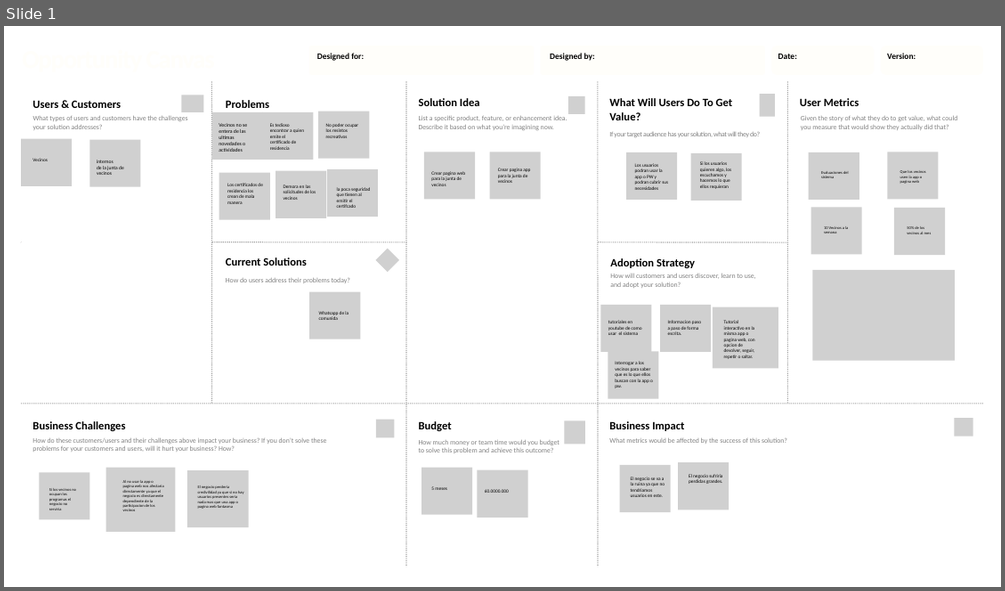
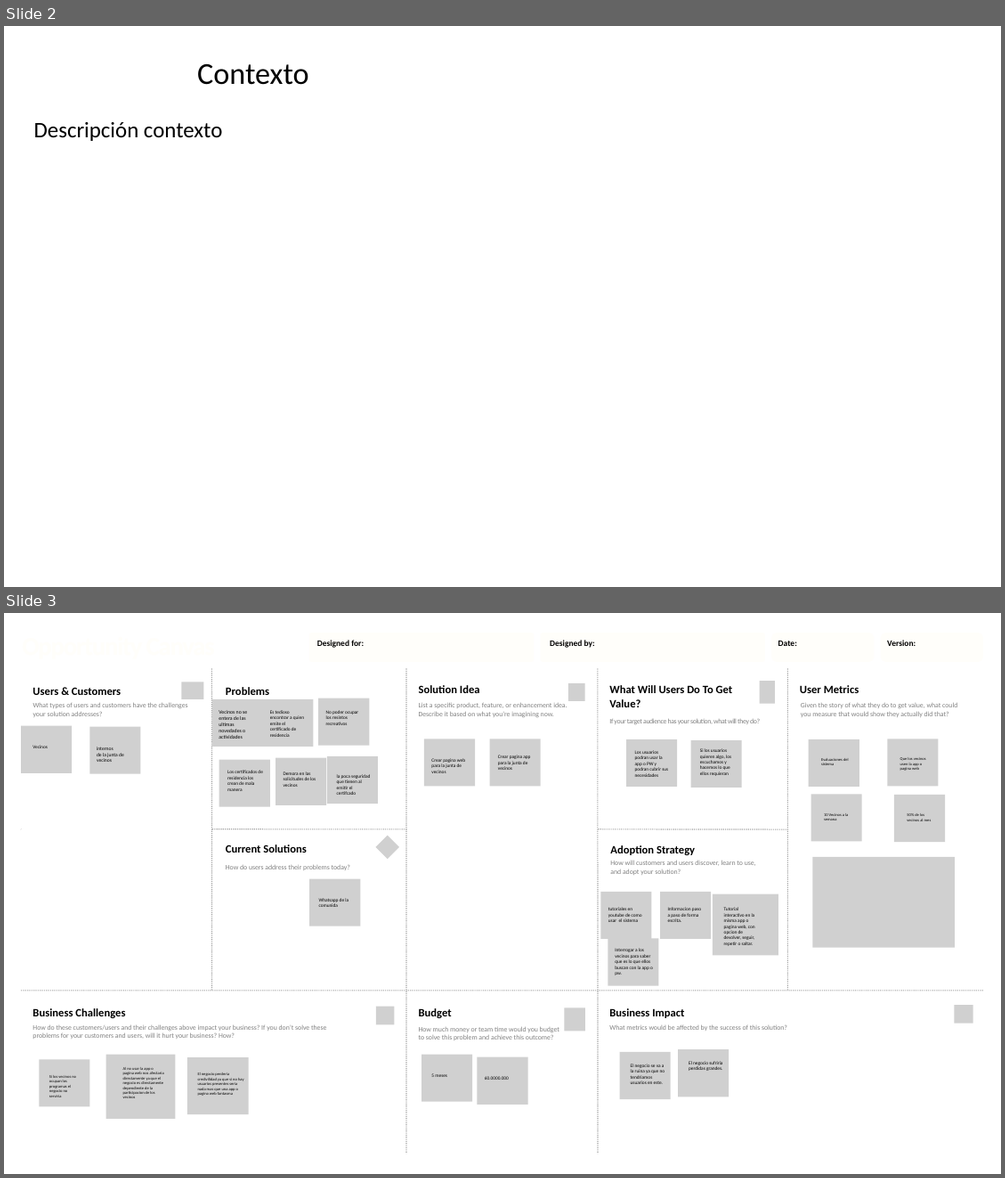
Before and after one commit to braninostroza/Grupo-1, a slide deck: Evidencias Grupales/Presentación.pptx. Shown one above the other, each under a label of ours: slide 1 before the commit, slides 2 and 3 after it. The pictures are 1005x591 and 1005x1178 pixels, drawn with LibreOffice and Linux fonts; fonts in the diff are those of the drawing; grey boxes stand for pictures; background and template pictures are left out. Boxes give left, top, right and bottom in pixels: in the first picture for what was removed or moved away, otherwise in the second. Text is boxed around its words. In the diff, an @@ line names an element or a change of style, - is before the commit and + after.

```diff
--- a/Evidencias Grupales/Presentación.pptx
+++ b/Evidencias Grupales/Presentación.pptx
@@ slide 2 added at (4,26,1001,587), background #FFFFFF @@
@@ title added at (197,63,309,85), 44 pt, text #000000 @@
+Contexto
@@ text added at (34,122,222,141), 32 pt, text #000000 @@
+Descripción contexto
@@ what was slide 1 is now slide 3 @@
```
Also in this commit, not shown: 1 slide changed, 6 other slides added.
